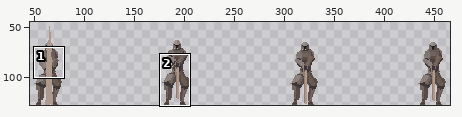
Sprite sheet -- Assets/Resources/Sprites/Boss/KnightStatue/LowerStrikeAttack.png. Above: a wide view before the commit, with the close-up outlined.
Close-up. Before:
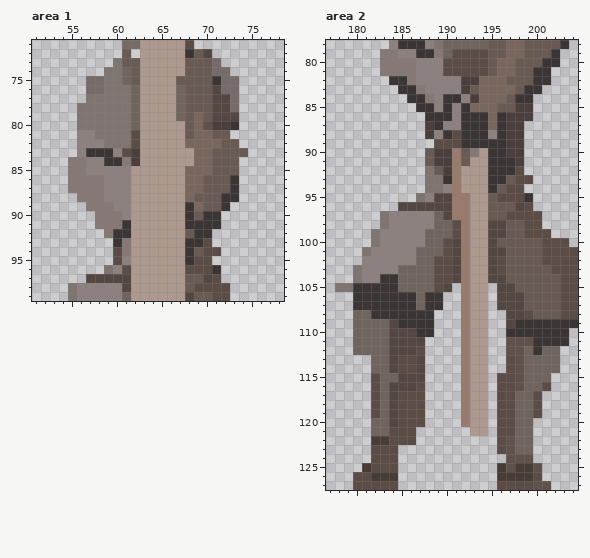
The file is 512x128 pixels. Colours within 5 levels of each other are drawn and written as one. Shown: area 1: x 51..78, y 71..99; area 2: x 177..204, y 78..127. The wide view leaves out empty margins.
After:
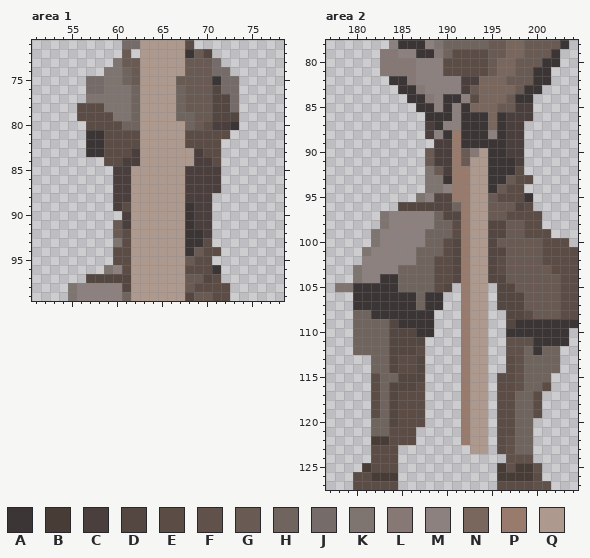
Palette (. is transparent): A #3b3635  B #483c36  C #4a3f3c  D #544741  E #5b4c45  F #60524b  G #695b54  H #70645e  J #756c69  K #7e7571  L #867975  M #8c817e  N #79665d  P #987b6d  Q #ae998f
The exact change:
Changed rows in their new state; - is an unchanged pixel.
Area 1:
first column x 55:
 78 -EEE----------------
 79 -EEEE--------HG-----
 80 -.EEEEH------HG-----
 81 -.AAEEE------EEEEE--
 82 -.AAEEE------EEEE..-
 83 -.--EE--------CEE...
 84 ....EEC-------CCE..-
 85 .....CC------CCCC..-
 86 .....CC------CCCC..-
 87 .....CC------CCCC..-
 88 -....CC------CCC...-
 89 --...CE-------CC..--
 90 ---...C-------CC.---
 91 ---..GC-------CC.---
 92 ----.GE------A-C----
 93 -----KE-------------
 94 ------E-------------
 95 ------E------G------
Area 2:
first column x 193:
 84 E
first column x 189:
 88 --P-
 89 CCP-
 92 ---P
 93 ---P
 94 ---P
 96 --H-
 97 --D-
first column x 192:
121 P--
122 PQQ
123 -QQ
Changed places in both close-ups, as pixel boxes (x1, y1, x2, y2):
changed: (68, 103, 131, 265)
changed: (185, 112, 248, 265)
changed: (434, 94, 479, 220)
added: (461, 427, 488, 454)
